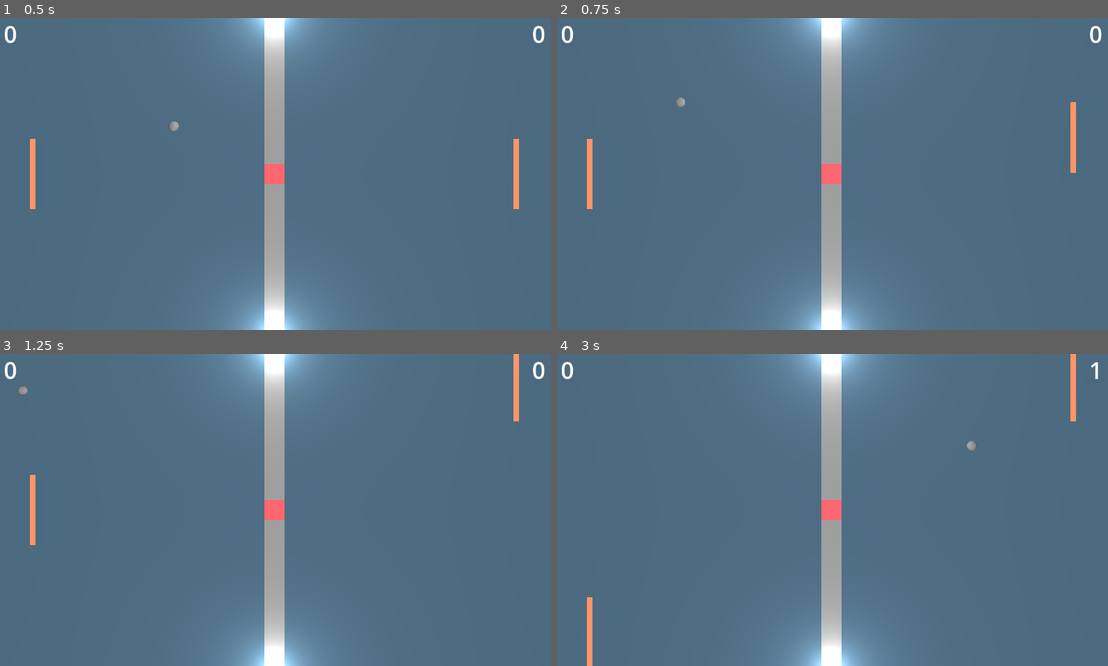
Above: before the commit, frames 1-4 (two rows, left to right).
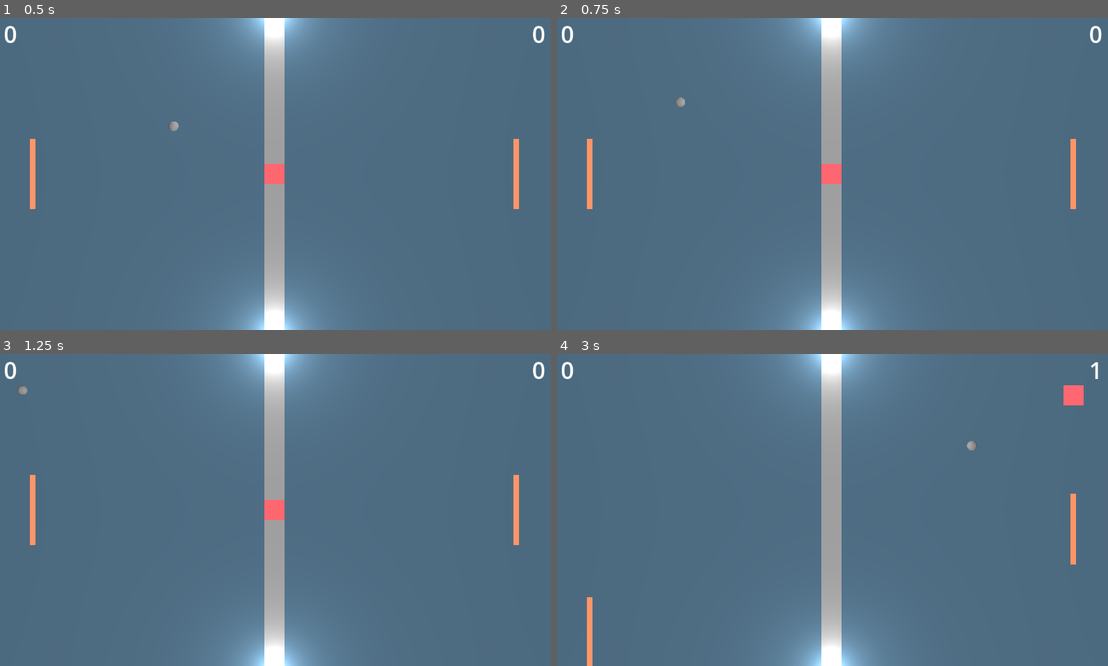
Above: after the commit, the same moments.

Repository: Eryans/godot_pong
Game: Godot game, scene res://main.tscn
Same seed, same stepped clock (60 frames per second), same inputs: the game is played once before the commit and once after it.
Inputs:
- Up to frame 1 (0.5 s): no input
- Up to frame 2 (0.75 s): hold Up (ui_up) from 0.53 s (still down)
- Up to frame 3 (1.25 s): keep holding Up (ui_up)
- Up to frame 4 (3 s): release Up (ui_up) at 1.28 s; hold S (down) 1.28-2.03 s; tap Enter at 2 s; hold Up (ui_up) from 2.03 s (still down); tap Space at 2.75 s

Frame 1 is identical in both runs. In frame 2, 0.2% of the frame differs, in the area x 93-95%, y 26-62%; in frame 3, 0.4%; in frame 4, 0.9%, in the area x 47-96%, y 0-68%.

Commit message:
feat: 🚧 started working on ai behavior

Diff:
--- a/main.tscn
+++ b/main.tscn
@@ -4,7 +4,7 @@
 [ext_resource type="Script" uid="uid://c4hv7l3y1nvr6" path="res://manager.gd" id="2_0xm2m"]
 [ext_resource type="PackedScene" uid="uid://bw76l1wbchdl1" path="res://ball.tscn" id="3_h2yge"]
 [ext_resource type="PackedScene" uid="uid://isg2si6p6ka1" path="res://score_zone.tscn" id="4_1bvp3"]
-[ext_resource type="Theme" uid="uid://cg8dikk6e4ojf" path="res://ui_theme.tres" id="5_lquwl"]
+[ext_resource type="PackedScene" uid="uid://cxnqnwddgcwbs" path="res://ui.tscn" id="5_lquwl"]
 
 [sub_resource type="StandardMaterial3D" id="StandardMaterial3D_h2yge"]
 albedo_color = Color(0.264563, 0.387151, 0.473755, 1)
@@ -33,16 +33,13 @@
 [node name="Paddle2" parent="." instance=ExtResource("1_h2yge")]
 transform = Transform3D(1, 0, 0, 0, 1, 0, 0, 0, 1, 12, 0, 0)
 
-[node name="Manager" type="Node" parent="." node_paths=PackedStringArray("player", "ai_paddle", "ball", "debug_mesh", "text_player_A_score", "text_player_B_score")]
+[node name="Manager" type="Node" parent="." node_paths=PackedStringArray("player", "ai_paddle", "ball", "debug_mesh")]
 script = ExtResource("2_0xm2m")
 player = NodePath("../Paddle")
 ai_paddle = NodePath("../Paddle2")
 ball = NodePath("../Ball")
 ai_speed = 0.25
 debug_mesh = NodePath("../DebugPoint")
-is_two_player_mode = true
-text_player_A_score = NodePath("../Control/Container/MarginContainer/ScoreA")
-text_player_B_score = NodePath("../Control/Container/MarginContainer2/ScoreB")
 
 [node name="Ball" parent="." instance=ExtResource("3_h2yge")]
 
@@ -93,47 +90,4 @@
 mesh = SubResource("BoxMesh_1bvp3")
 surface_material_override/0 = SubResource("StandardMaterial3D_lquwl")
 
-[node name="Control" type="Control" parent="."]
-layout_mode = 3
-anchors_preset = 15
-anchor_right = 1.0
-anchor_bottom = 1.0
-grow_horizontal = 2
-grow_vertical = 2
-
-[node name="Container" type="HBoxContainer" parent="Control"]
-layout_mode = 1
-anchors_preset = 10
-anchor_right = 1.0
-offset_bottom = 23.0
-grow_horizontal = 2
-theme = ExtResource("5_lquwl")
-alignment = 1
-
-[node name="MarginContainer" type="MarginContainer" parent="Control/Container"]
-layout_mode = 2
-size_flags_horizontal = 2
-theme = ExtResource("5_lquwl")
-
-[node name="ScoreA" type="RichTextLabel" parent="Control/Container/MarginContainer"]
-unique_name_in_owner = true
-layout_mode = 2
-size_flags_horizontal = 2
-theme = ExtResource("5_lquwl")
-text = "0"
-fit_content = true
-autowrap_mode = 0
-
-[node name="MarginContainer2" type="MarginContainer" parent="Control/Container"]
-layout_mode = 2
-size_flags_horizontal = 10
-theme = ExtResource("5_lquwl")
-
-[node name="ScoreB" type="RichTextLabel" parent="Control/Container/MarginContainer2"]
-unique_name_in_owner = true
-layout_mode = 2
-size_flags_horizontal = 10
-theme = ExtResource("5_lquwl")
-text = "0"
-fit_content = true
-autowrap_mode = 0
+[node name="UI" parent="." instance=ExtResource("5_lquwl")]
--- a/manager.gd
+++ b/manager.gd
@@ -7,35 +7,48 @@
 @export var ai_speed: float = 2;
 @export var debug_mesh: MeshInstance3D
 @export var is_two_player_mode: bool = false
-@export var text_player_A_score: RichTextLabel;
-@export var text_player_B_score: RichTextLabel;
 
-@onready var player_A_score: int = 0
-@onready var player_B_score: int = 0
-
-func _ready() -> void:
-	EventManager.connect("goal", _on_goal);
-
+enum BallDirection {LEFT, RIGHT}
 
 func _physics_process(_delta: float) -> void:
 	player.direction = Input.get_axis("up", "down")
 	if (is_two_player_mode):
 		ai_paddle.direction = Input.get_axis("ui_up", "ui_down")
 	else:
-		aim_to_target(Vector3(0, 0, 0))
+		_ai_behavior()
 
+func _ai_behavior() -> void:
+	if (_get_ball_direction() == BallDirection.LEFT):
+		_go_to_on_vertical_axis(0);
+	else:
+		_aim_to_target(Vector3(0, 0, 0))
 
-func get_intersection_point(ball_pos: Vector3, ball_dir: Vector3, paddle_x: float) -> Vector3:
+func _go_to_on_vertical_axis(target_z: float) -> void:
+	var diff = target_z - ai_paddle.global_position.z
+	if abs(diff) < .1:
+		# Augmenter la marge réduit la précision
+		# de la raquette quand elle vise un point précis
+		# car elle ne s'arrête plus à l'endroit exact
+		# pour un rebond parfait vers la cible
+		ai_paddle.direction = 0
+	else:
+		ai_paddle.direction = sign(diff)
+
+func _get_ball_direction() -> BallDirection:
+	if (ball.direction.x < 0):
+		return BallDirection.LEFT
+	else:
+		return BallDirection.RIGHT
+
+func _get_intersection_point(ball_pos: Vector3, ball_dir: Vector3, paddle_x: float) -> Vector3:
 	if abs(ball_dir.x) < 0.001:
 		return ball_pos # trajectoire presque parallèle : renvoyer la position actuelle
 
 	var t = (paddle_x - ball_pos.x) / ball_dir.x
 	return ball_pos + ball_dir * t
 
-func aim_to_target(target: Vector3) -> void:
-	var paddle_x: float = ai_paddle.global_position.x
-
-	var impact_point: Vector3 = get_intersection_point(ball.global_position, Vector3(ball.direction.x, 0, ball.direction.y), paddle_x)
+func _aim_to_target(target: Vector3) -> void:
+	var impact_point: Vector3 = _get_intersection_point(ball.global_position, Vector3(ball.direction.x, 0, ball.direction.y), ai_paddle.global_position.x)
 	debug_mesh.global_position = impact_point
 
 	var vector_to_target: Vector3 = target - impact_point
@@ -49,12 +62,4 @@
 	var paddle_half_height: float = ai_paddle.get_width() / 2.0
 	var target_z: float = impact_point.z + offset * paddle_half_height
 
-	ai_paddle.direction = clamp(target_z - ai_paddle.global_position.z, -1, 1)
-
-func _on_goal(goal_hit: EventManager.PlayerGoalEnum) -> void:
-	if (goal_hit == EventManager.PlayerGoalEnum.A):
-		player_B_score += 1
-		text_player_B_score.text = str(player_B_score)
-	else:
-		player_A_score += 1
-		text_player_A_score.text = str(player_A_score)
+	_go_to_on_vertical_axis(target_z)
